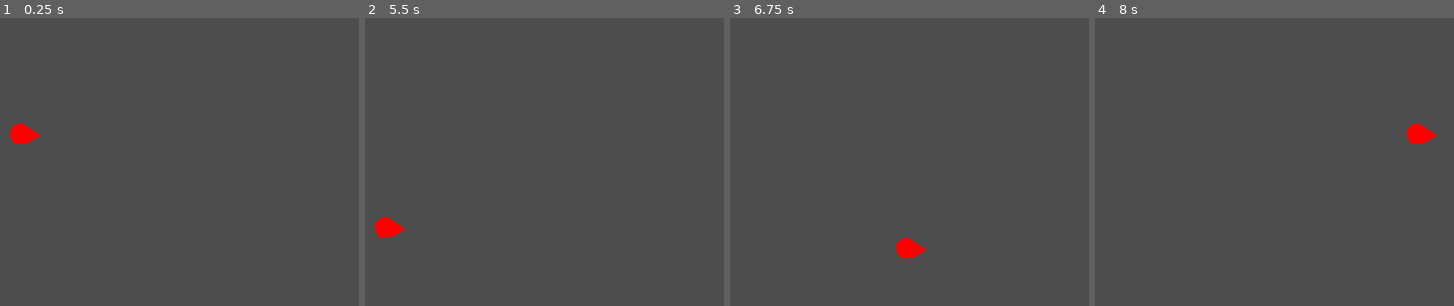
Above: before the commit, frames 1-4 (left to right).
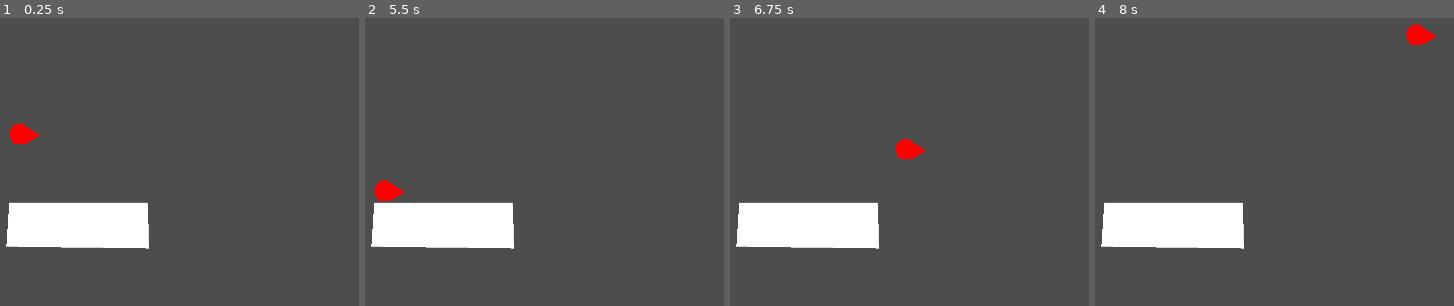
Above: after the commit, the same moments.

Repository: noxytrux/BooRocky
Game: Godot game, scene res://scenes/main.tscn
The game is run twice, just before and just after one commit, with the same random seed, the same clock (stepped at 60 frames per second) and the same inputs.
Inputs:
- Up to frame 1 (0.25 s): no input
- Up to frame 2 (5.5 s): tap Enter at 0.5 s; hold D (Right) 0.53-1.28 s; hold S (Down) 1.28-2.03 s; hold D (Right) 2.03-2.78 s; hold W (Up) 2.78-3.53 s; hold A (Left) 3.53-5.03 s; hold S (Down) from 5.03 s (still down)
- Up to frame 3 (6.75 s): release S (Down) at 5.78 s; hold D (Right) 5.78-6.53 s; hold W (Up) from 6.53 s (still down)
- Up to frame 4 (8 s): release W (Up) at 7.28 s; hold D (Right) from 7.28 s (still down)

The runs differ from the first frame. In frame 1, 6.2% of the frame differs, in the area x 1-42%, y 63-81%; in frame 2, 6.6%; in frame 3, 7.0%; in frame 4, 7.0%, in the area x 1-96%, y 2-81%.

Commit message:
Added temporary obstacle to test the physics

Diff:
--- a/scenes/main.tscn
+++ b/scenes/main.tscn
@@ -1,7 +1,10 @@
-[gd_scene load_steps=3 format=3 uid="uid://lvx1d2yuygye"]
+[gd_scene load_steps=4 format=3 uid="uid://lvx1d2yuygye"]
 
 [ext_resource type="Script" path="res://scripts/main.gd" id="1_s540f"]
 [ext_resource type="PackedScene" uid="uid://d21g3qba2slgn" path="res://scenes/player.tscn" id="2_grrq8"]
+
+[sub_resource type="RectangleShape2D" id="RectangleShape2D_c1ccp"]
+size = Vector2(338, 108)
 
 [node name="Main" type="Node"]
 script = ExtResource("1_s540f")
@@ -9,3 +12,15 @@
 [node name="Camera2D" type="Camera2D" parent="."]
 
 [node name="Player" parent="." instance=ExtResource("2_grrq8")]
+
+[node name="Temporary obstacle" type="Node2D" parent="."]
+
+[node name="Polygon2D" type="Polygon2D" parent="Temporary obstacle"]
+position = Vector2(31, 214)
+polygon = PackedVector2Array(-58, -50, 275, -50, 278, 60, -62, 56, -62, 56, -65, 56, -65, 56)
+
+[node name="StaticBody2D" type="StaticBody2D" parent="Temporary obstacle"]
+
+[node name="CollisionShape2D" type="CollisionShape2D" parent="Temporary obstacle/StaticBody2D"]
+position = Vector2(138, 218)
+shape = SubResource("RectangleShape2D_c1ccp")
